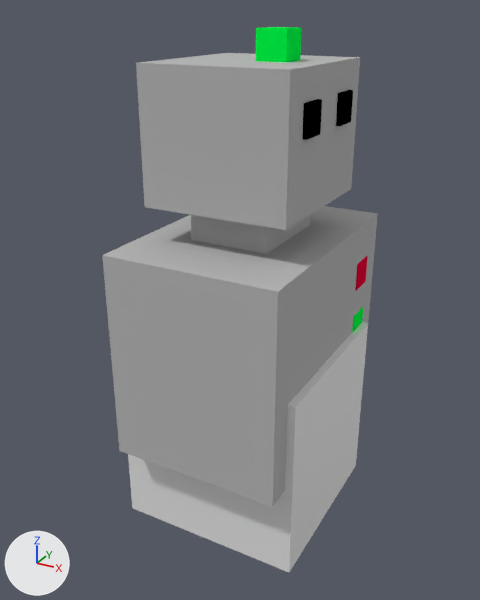
A saved change to the Blender file data/robots/morsy.blend.
One viewpoint serves both versions: a camera (50 mm lens) standing at (1.33, -2.52, 1.89) and looking at (-0.03, -0.04, 0.65). Arrows for +X, +Y and +Z are at lower left; the lights stay in place.

Script lines for the objects in view, before the commit:
```python
me_cube_001 = bpy.data.meshes.new('Cube.001')
me_cube_001.from_pydata(...)  # a box spanning x -0.439..0.439, y -0.439..0.439, z -0.439..0.439
me_morsy_mesh = bpy.data.meshes.new('morsy_mesh')
me_morsy_mesh.from_pydata(...)  # a box spanning x -0.41..-0.28, y -0.44..-0.3, z -0.35..-0.22, material slot 0; a box spanning x -0.41..-0.28, y -0.44..-0.3, z -0.08..0.05, material slot 1; a box spanning x -0.4..0.39, y -0.56..0.56, z -0.73..0.23, material slot 4; a box spanning x -0.35..-0.22, y 0.1..0.23, z 0.7..0.83, material slot 3; a box spanning x -0.35..-0.22, y -0.24..-0.11, z 0.7..0.83, material slot 3; a box spanning x -0.18..-0.05, y -0.07..0.07, z 0.94..1.08, material slot 0; a box spanning x -0.33..0.32, y -0.35..0.35, z 0.39..0.96, material slot 2; a box spanning x -0.19..0.17, y -0.22..0.22, z 0.22..0.41, material slot 2
me_morsy_mesh.materials.append(mat_material_001)  # green #00ff48
me_morsy_mesh.materials.append(mat_material_003)  # red #e70037
me_morsy_mesh.materials.append(mat_material)  # grey #b8b8b8
me_morsy_mesh.materials.append(mat_material_002)  # black #000000
me_morsy_mesh.materials.append(mat_body)  # grey #b8b8b8
ob_morsy_001 = bpy.data.objects.new('morsy.001', me_cube_001)
ob_morsy_001.location = (0.0, 0.0, 0.0)
ob_morsy_mesh = bpy.data.objects.new('morsy_mesh', me_morsy_mesh)
ob_morsy_mesh.parent = ob_morsy_001
ob_morsy_mesh.location = (0.0, 0.0, 0.744)
ob_morsy_mesh.rotation_euler = (0.0, 0.0, -3.142)  # degrees (0, 0, -180)
```
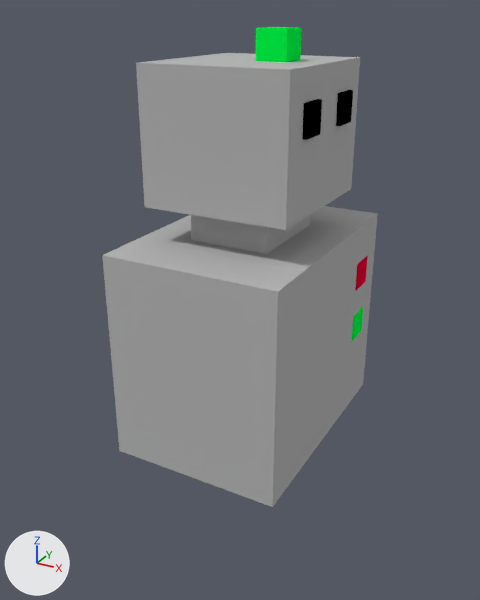
The edits, one by one:
Object 'morsy.001' (ob_morsy_001) is deleted.
In object 'morsy_mesh' (ob_morsy_mesh), parent is no longer ob_morsy_001.

Location of each change, [x1, y1, x2, y2] in pixels of the pictures (480 x 600 px):
'morsy.001', deleted: before [128, 322, 368, 572]
